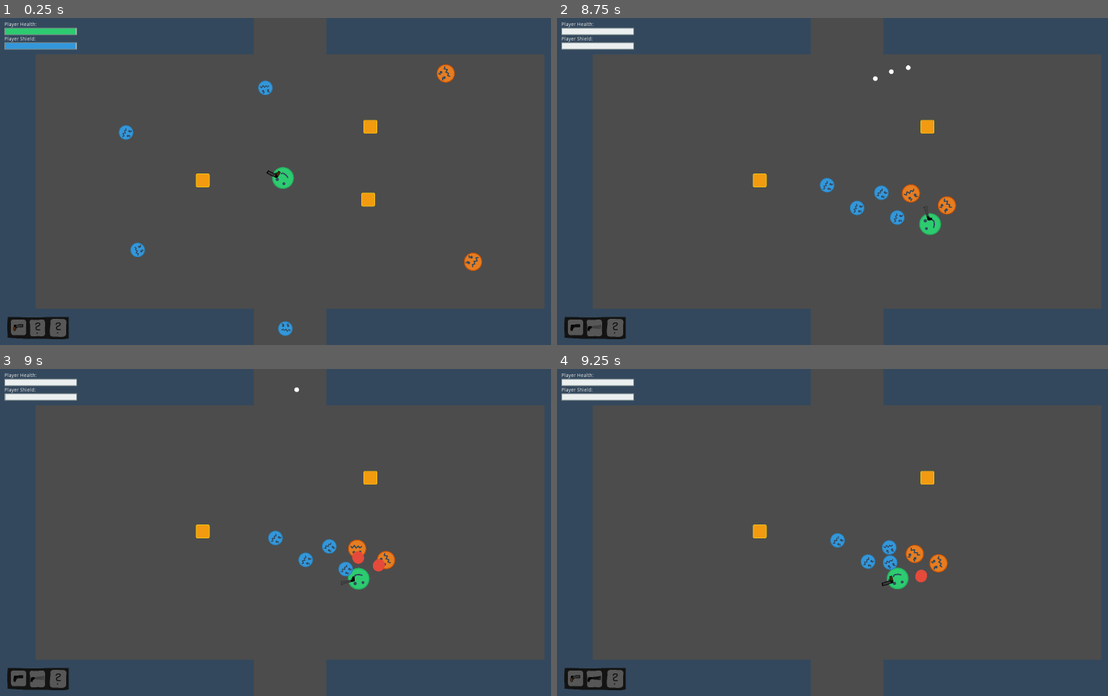
Above: before the commit, frames 1-4 (two rows, left to right).
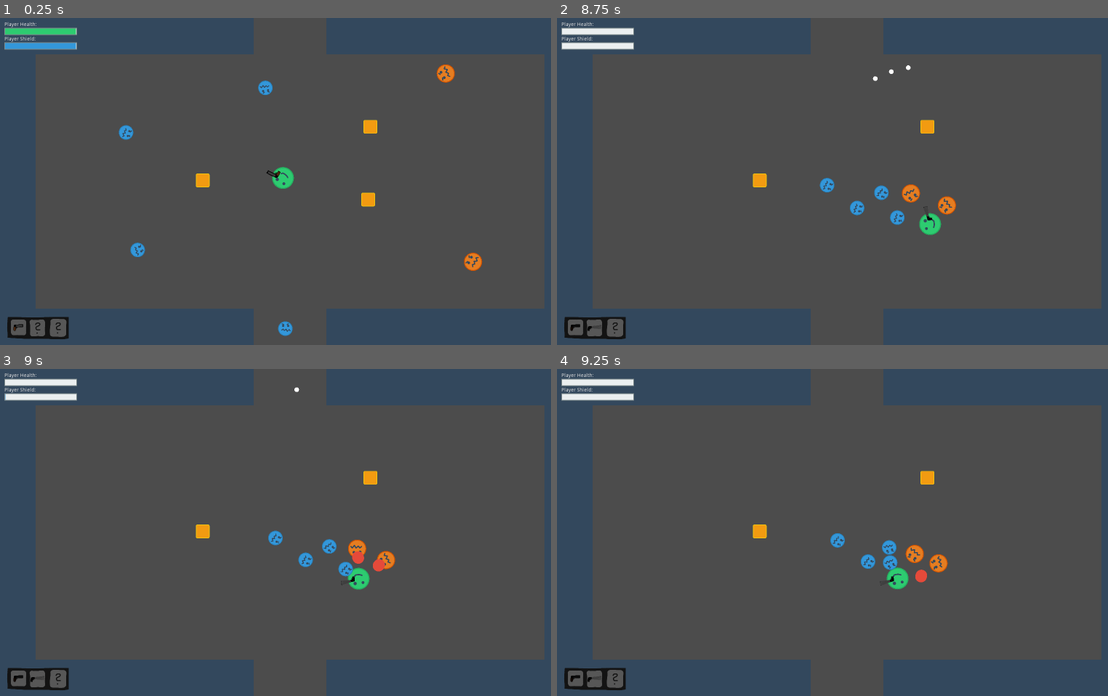
Above: after the commit, the same moments.

Repository: dominik-pm/CircleHead
Game: Godot game, scene res://Level 1.tscn
Same seed, same stepped clock (60 frames per second), same inputs: the game is played once before the commit and once after it.
Inputs (mouse positions are in pixels of both pictures, inside the frame that each line leads up to):
- Up to frame 1 (0.25 s): no input
- Up to frame 2 (8.75 s): move the mouse to (975, 165) at 0.52 s; hold Right (ui_right) 0.53-1.28 s; tap E (player_next_weapon) at 0.6, 2.3, 2.85, 4.55, 5.1, 6.8, 7.35 s; tap Q (player_prev_weapon) at 0.8, 1.35, 3.05, 3.6, 5.3, 5.85, 7.55, 8.1 s; move the mouse to (733, 197) at 1.27 s; hold Down (ui_down) 1.28-2.03 s; tap Space (player_shoot) at 1.55, 4.35, 6.05 s; move the mouse to (904, 109) at 2.02 s; hold Right (ui_right) 2.03-2.78 s; hold Space (player_shoot) 2.03-2.78 s; move the mouse to (815, 246) at 2.77 s; hold Up (ui_up) 2.78-3.53 s; move the mouse to (1019, 230) at 3.52 s; hold Space (player_shoot) 3.53-4.28 s; hold Left (ui_left) 3.53-5.03 s; move the mouse to (672, 132) at 4.27 s; move the mouse to (876, 181) at 5.02 s; hold Down (ui_down) 5.03-5.78 s; move the mouse to (760, 99) at 5.77 s; hold Right (ui_right) 5.78-6.53 s; move the mouse to (975, 165) at 6.52 s; hold Up (ui_up) 6.53-7.28 s; hold Space (player_shoot) 6.53-7.28 s; move the mouse to (733, 197) at 7.27 s; hold Right (ui_right) 7.28-8.03 s; move the mouse to (904, 109) at 8.02 s; hold Down (ui_down) from 8.03 s (still down); hold Space (player_shoot) from 8.03 s (still down)
- Up to frame 3 (9 s): move the mouse to (258, 597) at 8.77 s; release Down (ui_down) at 8.78 s; release Space (player_shoot) at 8.78 s; hold Left (ui_left) from 8.78 s (still down); tap Space (player_shoot) at 8.85 s
- Up to frame 4 (9.25 s): keep holding Left (ui_left); tap E (player_next_weapon) at 9.05 s

Frames 1-3 are identical in both runs. In frame 4, less than 0.1% of the frame differs, in the area x 2-62%, y 63-96%.
Error after the commit: Invalid get index '1' (on base: 'Array'). (res://Player/Player.gd:189)

Commit message:
Added Shooting sounds

Diff:
--- a/Guns/Gun.gd
+++ b/Guns/Gun.gd
@@ -1,5 +1,6 @@
 extends Node
 
+export(AudioStreamSample) var sound_shoot
 var bullet
 export var damage = 50
 export var shooting_speed = 0.2
@@ -32,6 +33,7 @@
 		can_shoot = false
 		timer_shoot.start()
 
+		get_node("/root/SFX").play_sample(sound_shoot)
 		shoot_bullet(dir)
 
 func shoot_bullet(dir):
--- a/Guns/Minigun.tscn
+++ b/Guns/Minigun.tscn
@@ -1,10 +1,12 @@
-[gd_scene load_steps=3 format=2]
+[gd_scene load_steps=4 format=2]
 
 [ext_resource path="res://Guns/Minigun.gd" type="Script" id=1]
-[ext_resource path="res://Guns/Sprites/minigun.png" type="Texture" id=2]
+[ext_resource path="res://Sounds/laser.wav" type="AudioStream" id=2]
+[ext_resource path="res://Guns/Sprites/minigun.png" type="Texture" id=3]
 
 [node name="Minigun" type="Node2D"]
 script = ExtResource( 1 )
+sound_shoot = ExtResource( 2 )
 damage = 40
 shooting_speed = 0.15
 
@@ -14,4 +16,6 @@
 [node name="minigun" type="Sprite" parent="."]
 position = Vector2( -0.0883322, -0.587688 )
 scale = Vector2( 0.0723378, 0.0723378 )
-texture = ExtResource( 2 )
+texture = ExtResource( 3 )
+
+[node name="AudioStreamPlayer2D" type="AudioStreamPlayer2D" parent="."]
--- a/Guns/Pistol.tscn
+++ b/Guns/Pistol.tscn
@@ -1,11 +1,13 @@
-[gd_scene load_steps=3 format=2]
+[gd_scene load_steps=4 format=2]
 
 [ext_resource path="res://Guns/Pistol.gd" type="Script" id=1]
-[ext_resource path="res://Guns/Sprites/pistol.png" type="Texture" id=2]
+[ext_resource path="res://Sounds/gun_shot.wav" type="AudioStream" id=2]
+[ext_resource path="res://Guns/Sprites/pistol.png" type="Texture" id=3]
 
 [node name="Pistol" type="Node2D"]
 scale = Vector2( 0.8, 0.8 )
 script = ExtResource( 1 )
+sound_shoot = ExtResource( 2 )
 shooting_speed = 0.5
 
 [node name="Muzzle" type="Position2D" parent="."]
--- a/Guns/Shotgun.tscn
+++ b/Guns/Shotgun.tscn
@@ -1,10 +1,12 @@
-[gd_scene load_steps=3 format=2]
+[gd_scene load_steps=4 format=2]
 
 [ext_resource path="res://Guns/Shotgun.gd" type="Script" id=1]
-[ext_resource path="res://Guns/Sprites/shotgun.png" type="Texture" id=2]
+[ext_resource path="res://Sounds/shotgun.wav" type="AudioStream" id=2]
+[ext_resource path="res://Guns/Sprites/shotgun.png" type="Texture" id=3]
 
 [node name="Shotgun" type="Node2D"]
 script = ExtResource( 1 )
+sound_shoot = ExtResource( 2 )
 damage = 75
 shooting_speed = 0.8
 
--- a/Player/Player.gd
+++ b/Player/Player.gd
@@ -63,9 +63,9 @@
 func get_input():
 	# -- WEAPON SWITCH -->
 	if Input.is_action_just_pressed("player_next_weapon"):
-		change_gun(1)
+		next_gun()
 	if Input.is_action_just_pressed("player_prev_weapon"):
-		change_gun(-1)
+		prev_gun()
 	# <-- WEAPON SWITCH --
 
 	# -- VELOCITY --
@@ -161,28 +161,33 @@
 	if i < all_guns.size():
 		$Guns.add_child(all_guns[i].instance())
 		inventory.add_gun(i)
-		change_gun(1)
+		change_gun(i)
 	else:
 		heal(50)
 
-func change_gun(i):
-	# i is -1 or 1 (lower index or greater index)
-
-	# get all guns from inventory
-	var all_guns = get_node("Guns").get_children()
-
-	# calculate index of the new gun
-	var new_index = current_gun_index + i
+func next_gun():
+	# calculate index of the next gun
+	var new_index = current_gun_index + 1
 	# if already at the last gun and player switches to higher index set index to first
 	if new_index >= all_guns.size():
 		new_index = 0
-	# if already at the first gun and player switches to lower index set index to last
+	change_gun(new_index)
+
+func prev_gun():
+	# calculate index of the previous gun
+	var new_index = current_gun_index - 1
+	# if already at the last gun and player switches to higher index set index to first
 	if new_index < 0:
 		new_index = all_guns.size()-1
+	change_gun(new_index)
+
+func change_gun(i):
+	# get all guns from inventory
+	var all_guns = get_node("Guns").get_children()
 
 	# set the current gun to the gun that should be changed to
-	current_gun = all_guns[new_index]
-	current_gun_index = new_index
+	current_gun = all_guns[i]
+	current_gun_index = i
 
 	# hide all guns
 	for gun in all_guns:
--- /dev/null
+++ b/SFX.gd
@@ -0,0 +1,23 @@
+extends Node2D
+
+var settings_sound_volume = -10
+
+export var max_voices = 10
+
+func play_sample(sample):
+	var player = AudioStreamPlayer2D.new()
+	$playing_sounds.add_child(player)
+	player.stream = sample
+	player.volume_db = settings_sound_volume
+	player.play()
+	player.connect("finished", self, "on_sound_finished")
+
+func on_sound_finished():
+	$playing_sounds.get_child(0).queue_free()
+
+	if $playing_sounds.get_child_count() > max_voices:
+		$playing_sounds.get_child(0).queue_free()
+
+func play_from_bank(name):
+	get_node(name).volume_db = settings_sound_volume
+	get_node(name).play()
--- /dev/null
+++ b/SFX.tscn
@@ -0,0 +1,18 @@
+[gd_scene load_steps=4 format=2]
+
+[ext_resource path="res://SFX.gd" type="Script" id=1]
+[ext_resource path="res://Sounds/blop.wav" type="AudioStream" id=2]
+[ext_resource path="res://Sounds/level_start.wav" type="AudioStream" id=3]
+
+[node name="SFX" type="Node2D"]
+script = ExtResource( 1 )
+
+[node name="playing_sounds" type="Node2D" parent="."]
+
+[node name="player" type="AudioStreamPlayer2D" parent="."]
+
+[node name="shoot" type="AudioStreamPlayer2D" parent="."]
+stream = ExtResource( 2 )
+
+[node name="level_start" type="AudioStreamPlayer2D" parent="."]
+stream = ExtResource( 3 )
--- a/project.godot
+++ b/project.godot
@@ -20,6 +20,10 @@
 boot_splash/image="res://Enemys/enemy1.png"
 boot_splash/bg_color=Color( 0.172549, 0.243137, 0.313726, 1 )
 config/icon="res://Player/player.png"
+
+[autoload]
+
+SFX="*res://SFX.tscn"
 
 [display]
 
Not shown: 1 places in Guns/Pistol.tscn that only renumber resources
Not shown: 1 places in Guns/Shotgun.tscn that only renumber resources
Not shown, added: Sounds/blop.wav.import
Not shown, added: Sounds/gun_shot.wav.import
Not shown, added: Sounds/gun_shot2.wav.import
Not shown, added: Sounds/laser.wav.import
Not shown, added: Sounds/level_start.wav.import
Not shown, added: Sounds/shotgun.wav.import
Not shown, added: Sounds/blop.wav
Not shown, added: Sounds/gun_shot.wav
Not shown, added: Sounds/gun_shot2.wav
Not shown, added: Sounds/laser.wav
(and 3 more such lines)
